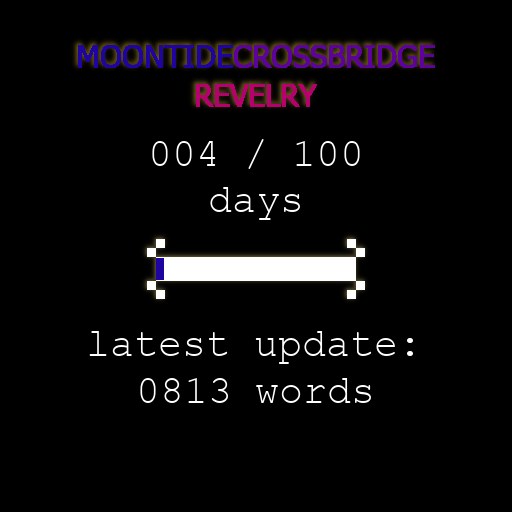
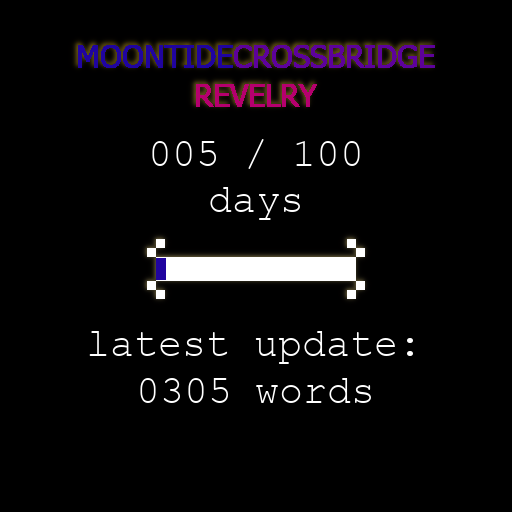
Layers edited between the first and the second 512×512 image:
painted on "progress bar" over [164, 258, 166, 280]
painted on "XXX / 100" over [199, 141, 216, 166]
painted on "0000" over [163, 378, 228, 403]
